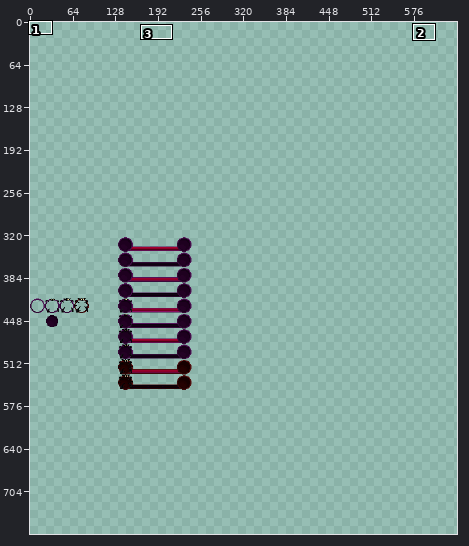
Two versions of one pixel-art file, assets/canvas.ase. Above: a wide view before the commit, with the close-up outlined.
Close-up. Before:
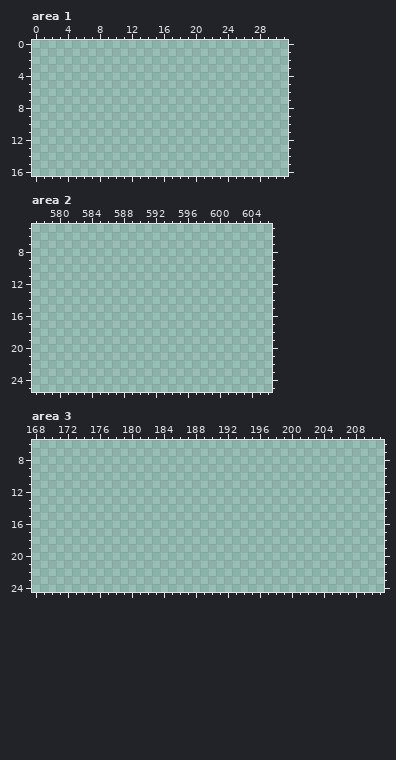
640x768 pixels, 1 frame. Colours within 5 levels of each other are drawn and written as one. Shown: area 1: x 0..31, y 0..16; area 2: x 577..606, y 5..25; area 3: x 168..211, y 6..24. The commit also changed other parts of the picture, which this record leaves out.
Palette (. is transparent): 
After:
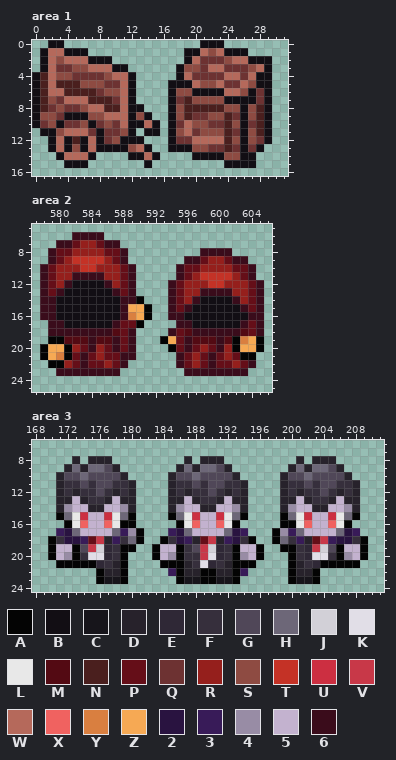
Colours new in this view: A #040404  B #120e14  C #17151b  D #27222b  E #2f2836  F #362f3c  G #504758  H #6d6778  J #d2d0d7  K #e1dee7  L #e8e8e8  M #530a13  N #4a1f1e  P #650e18  Q #6d3232  R #951f1c  S #8e4b42  T #c43226  U #cc2f41  V #c83848  W #b5695b  X #f06260  Y #d97f40  Z #f6a954  2 #291340  3 #381b58  4 #988ca5  5 #c3b2cf  6 #3a0c1b
Changes in this commit:
layer "Layer 1" now shown
Changed rows in their new state; - is an unchanged pixel.
Area 1, layer "Layer 1":
first column x 0:
 0 --BB-----------------BBB------
 1 -BWWBBB------------BBWSWBBB---
 2 -BWSWWWBBB---------BWQQQSWWBBB
 3 -BWQQSSWWWBB------BSSQWWQQQSWB
 4 BNWSSQQQQSWWB-----BWQQQQWWQWBB
 5 BNWNNNSSSQQWB----BBBWSSWQQWSBB
 6 BNWWNNNNQSSWB----BSSBBBBWWSBQB
 7 BNSQWWWNNNQWB----BQNSSSSBBBBQB
 8 BNQSQQSWWNNWBB---BSNNNNNSSBSNB
 9 BSSQBBBSSWWWBSB--BSNQQSSNQBSNB
10 BQSBQQSBQSQWBBWB-BQWSSQQNSBQNB
11 -BBSWWWQBQQSB-BB-BSWQSSSNQBSNB
12 --BWBNBWBQSBBB---BQQWWWWNSBSQB
13 --BWBSBWBBBBSWB--BBBSSQQNQBQB-
14 ---BWWWB----BBWB----BBBBSSBB--
15 ----BBB-------B---------BBBB--
Area 2, layer "Layer 1":
first column x 578:
 6 ----6666--------------------
 7 --66PRRP66------------------
 8 -6PPRRRRPP6---------6666----
 9 -6PRTTTTRP6-------66PRRP66--
10 6PRRRTTRRRP6-----6PPRRRRPP6-
11 6PRR6666RRP6-----6PRTTTTRP6-
12 6PR6BBBB6RP6----6PRRRTTRRRP6
13 6P6BBBBBB6P6----6PRR6666RRP6
14 66BBBBBBBB66A---6PR6BBBB6RP6
15 66BBBBBBBB6ZZA--6P6BBBBBB6P6
16 66BBBBBBBB6YZA--66BBBBBBBB66
17 -66BBBBBB6PPA----66BBBBBB6P6
18 -66666666MP6----6PM666666MP6
19 -AAMMM6MM6P6---AZP6MMM6MAYZA
20 AZZARP6RP6P6----AP6PRP6RAZZA
21 AZYAP6PRPP66-----6PRP6PRPAA-
22 -AARP6PPRP6------6PRP6PPRP6-
23 --66666666--------66666666--
Area 3, layer "Layer 1":
first column x 170:
 8 ---D-DDD---------D-DDD---------D-DDD----
 9 --DHDHHGD-------DHDHHGD-------DHDHHGD---
10 -DGGHGGGGD-----DGGHGGGGD-----DGGHGGGGD--
11 -DFFGFGGFFD----DFFGFGGFFD----DFFGFGGFFD-
12 -DFDFFGFDFD----DFDFFGFDFD----DFDFFGFDFD-
13 -DD5DFFD5DD----DD5DFFD5DD----DD5DFFD5DD-
14 -D455DD554D----D455DD554D----D455DD554D-
15 -AHLU55ULHA----AHLU55ULHA----AHLU55ULHA-
16 --ALX55XLAA-----ALX55XLA-----AALX55XLA--
17 -32H5555H34A---32H5555H23---A43H5555H23-
18 AF223PVD3FHA--AF23DPVD32FA--AHF3DPV322FA
19 A55AGVJEFAA--A55AFGVJEFA55A--AAFEVJGA55A
20 A54AFKKEFA---A54AFFVKEFA45A---AFEKKFA45A
21 -AAAAAEFDA----AAADFKEFDAAA----ADFEAAAAA-
22 ------ADDA-----3ADDAADDA3-----ADDA------
23 ------ACCA------ACCAACCA------ACCA------
